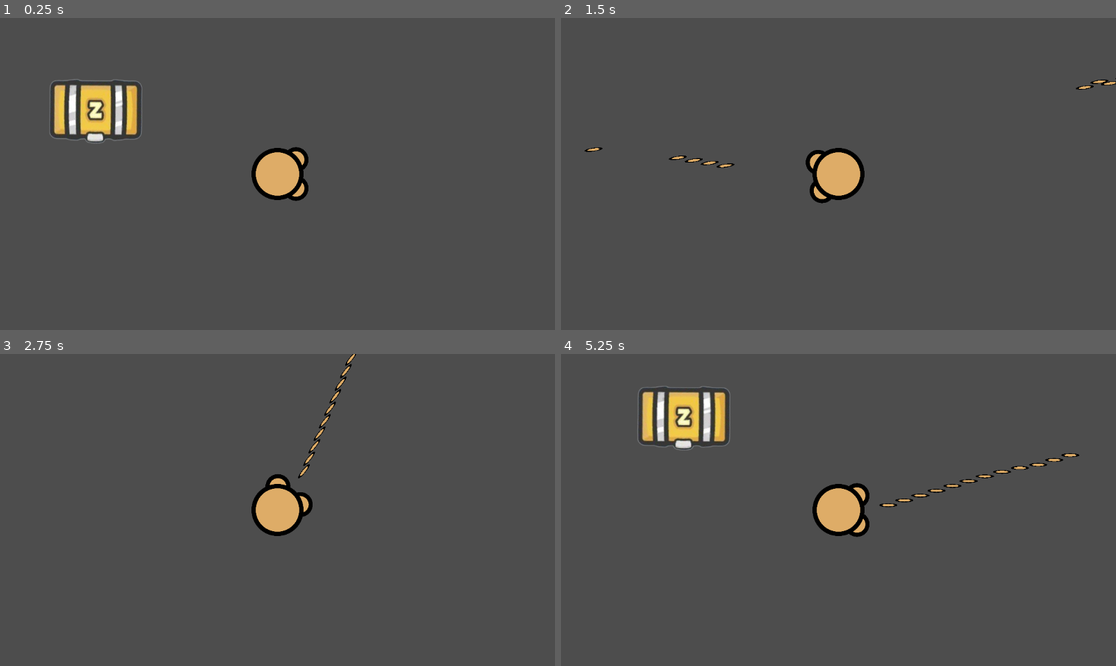
Above: before the commit, frames 1-4 (two rows, left to right).
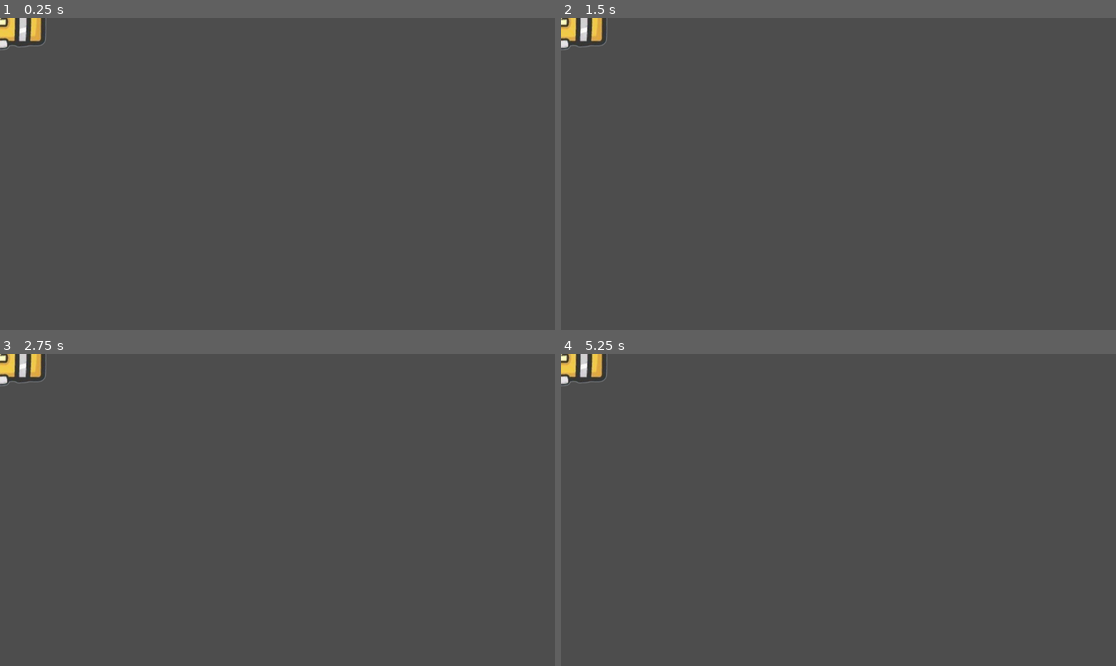
Above: after the commit, the same moments.

Repository: Tiffycake/Jank
Game: Godot game, scene res://node_2d real.tscn
Same seed, same stepped clock (60 frames per second), same inputs: the game is played once before the commit and once after it.
Inputs (mouse positions are in pixels of both pictures, inside the frame that each line leads up to):
- Up to frame 1 (0.25 s): no input
- Up to frame 2 (1.5 s): tap Enter at 0.5 s; move the mouse to (960, 158) at 0.52 s; press the mouse at (960, 158) at 0.53 s; hold D (right) 0.53-1.28 s; move the mouse to (727, 189) at 1.27 s; release the mouse at (727, 189) at 1.28 s; hold S (down) from 1.28 s (still down); click (727, 189) at 1.35 s
- Up to frame 3 (2.75 s): tap Space at 2 s; move the mouse to (333, 441) at 2.02 s; release S (down) at 2.03 s; press the mouse at (333, 441) at 2.03 s; hold D (right) from 2.03 s (still down)
- Up to frame 4 (5.25 s): tap Enter at 2.75, 4.25 s; move the mouse to (810, 572) at 2.77 s; release D (right) at 2.78 s; release the mouse at (810, 572) at 2.78 s; hold W (up) 2.78-3.53 s; click (810, 572) at 2.85 s; tap Space at 3.5 s; move the mouse to (1005, 556) at 3.52 s; press the mouse at (1005, 556) at 3.53 s; hold A (left) 3.53-5.03 s; move the mouse to (672, 463) at 4.27 s; release the mouse at (672, 463) at 4.28 s; click (672, 463) at 4.35 s; move the mouse to (866, 510) at 5.02 s; press the mouse at (866, 510) at 5.03 s; hold S (down) from 5.03 s (still down)

The runs differ from the first frame. In frame 1, 4.9% of the frame differs, in the area x 0-56%, y 0-59%; in frame 2, 2.4%; in frame 3, 2.5%; in frame 4, 5.3%, in the area x 0-94%, y 0-59%.

Commit message:
idk misc

Diff:
--- a/node_2d real.tscn
+++ b/node_2d real.tscn
@@ -1,45 +1,14 @@
-[gd_scene load_steps=7 format=3 uid="uid://b2rxa47i7gy0x"]
+[gd_scene load_steps=4 format=3 uid="uid://b2rxa47i7gy0x"]
 
-[ext_resource type="Script" uid="uid://dcjv1chnyxs37" path="res://player.gd" id="1_1xral"]
-[ext_resource type="Texture2D" uid="uid://b2vtigjutecgg" path="res://textures/balls.svg" id="2_f043s"]
-[ext_resource type="Texture2D" uid="uid://dwl4qykig1pms" path="res://textures/hands.svg" id="3_cj2sr"]
+[ext_resource type="PackedScene" uid="uid://3higeki8udsa" path="res://player.tscn" id="1_1xral"]
 [ext_resource type="Texture2D" uid="uid://baybfxrih4sra" path="res://textures/Gold_Chest.png" id="3_f043s"]
-
-[sub_resource type="CircleShape2D" id="CircleShape2D_1xral"]
-radius = 54.0093
 
 [sub_resource type="RectangleShape2D" id="RectangleShape2D_f043s"]
 size = Vector2(182, 113)
 
 [node name="Node2D" type="Node2D"]
 
-[node name="Player" type="CharacterBody2D" parent="."]
-script = ExtResource("1_1xral")
-
-[node name="Camera2D" type="Camera2D" parent="Player"]
-
-[node name="HitBox" type="CollisionShape2D" parent="Player"]
-shape = SubResource("CircleShape2D_1xral")
-
-[node name="Sprite2D" type="Sprite2D" parent="Player"]
-rotation = 1.5708
-scale = Vector2(0.3, 0.3)
-texture = ExtResource("2_f043s")
-
-[node name="hand1" type="Sprite2D" parent="Player/Sprite2D"]
-z_index = -1
-position = Vector2(-99, -128)
-scale = Vector2(0.75, 0.75)
-texture = ExtResource("3_cj2sr")
-
-[node name="hand2" type="Sprite2D" parent="Player/Sprite2D"]
-z_index = -1
-position = Vector2(98.9995, -128)
-scale = Vector2(0.75, 0.75)
-texture = ExtResource("3_cj2sr")
-
-[node name="Eyes" type="Node2D" parent="Player"]
-position = Vector2(70, 0)
+[node name="Player" parent="." instance=ExtResource("1_1xral")]
 
 [node name="Chest" type="StaticBody2D" parent="."]
 position = Vector2(-377, -130)
--- a/project.godot
+++ b/project.godot
@@ -42,3 +42,8 @@
 "events": [Object(InputEventMouseButton,"resource_local_to_scene":false,"resource_name":"","device":-1,"window_id":0,"a …(253 unchanged characters)…
 ]
 }
+
+[layer_names]
+
+2d_physics/layer_1="game world"
+2d_physics/layer_2="hitbox"
--- a/projectiles/bullet.gd
+++ b/projectiles/bullet.gd
@@ -3,6 +3,7 @@
 var rota:float
 var dir:float
 var speed := 2000
+
 
 # Called when the node enters the scene tree for the first time.
 func _ready() -> void:
@@ -13,5 +14,6 @@
 
 # Called every frame. 'delta' is the elapsed time since the previous frame.
 func _process(delta: float) -> void:
+
 	velocity=Vector2(speed,0).rotated(dir)
 	move_and_slide()
--- a/projectiles/bullet.tscn
+++ b/projectiles/bullet.tscn
@@ -1,19 +1,23 @@
-[gd_scene load_steps=4 format=3 uid="uid://dd73n5hd0n1qh"]
+[gd_scene load_steps=5 format=3 uid="uid://dd73n5hd0n1qh"]
 
 [ext_resource type="Script" uid="uid://dm6nbvq8fbcdo" path="res://projectiles/bullet.gd" id="1_4ambd"]
-[ext_resource type="Texture2D" uid="uid://dwl4qykig1pms" path="res://textures/hands.svg" id="2_cqswp"]
+[ext_resource type="Texture2D" uid="uid://djxje5whutd4q" path="res://textures/bullet.svg" id="2_4ambd"]
+[ext_resource type="Script" uid="uid://226dr4418du7" path="res://projectiles/hitbox.gd" id="3_cqswp"]
 
-[sub_resource type="CapsuleShape2D" id="CapsuleShape2D_4ambd"]
-radius = 1.0
-height = 4.0
+[sub_resource type="RectangleShape2D" id="RectangleShape2D_4ambd"]
+size = Vector2(190, 112)
 
-[node name="Node2D" type="CharacterBody2D"]
+[node name="bullet" type="CharacterBody2D"]
 script = ExtResource("1_4ambd")
 
 [node name="Sprite2D" type="Sprite2D" parent="."]
-scale = Vector2(0.164295, 0.0321689)
-texture = ExtResource("2_cqswp")
+rotation = 1.5708
+scale = Vector2(1, 1)
+texture = ExtResource("2_4ambd")
 
-[node name="CollisionShape2D" type="CollisionShape2D" parent="."]
-rotation = 1.5708
-shape = SubResource("CapsuleShape2D_4ambd")
+[node name="Hitbox" type="Area2D" parent="."]
+scale = Vector2(1, 1)
+script = ExtResource("3_cqswp")
+
+[node name="area" type="CollisionShape2D" parent="Hitbox"]
+shape = SubResource("RectangleShape2D_4ambd")
--- a/textures/bullet.svg
+++ b/textures/bullet.svg
@@ -8,7 +8,7 @@
    version="1.1"
    id="svg1"
    inkscape:version="1.4.2 (ebf0e940d0, 2025-05-08)"
-   sodipodi:docname="bolot (1).svg"
+   sodipodi:docname="bullet.svg"
    xmlns:inkscape="http://www.inkscape.org/namespaces/inkscape"
    xmlns:sodipodi="http://sodipodi.sourceforge.net/DTD/sodipodi-0.dtd"
    xmlns="http://www.w3.org/2000/svg"
@@ -83,7 +83,7 @@
        d="M 0,50 C 0,15 15,0 15,0 15,0 30,15 30,50 Z"
        id="path2" />
     <path
-       style="fill:#deac67;stroke-width:0.242441;fill-opacity:1"
+       style="fill:#241c1c;stroke-width:0.242441;fill-opacity:1"
        d="M 1.5,48.5 C 1.5,15.95 15,2 15,2 15,2 28.5,15.95 28.5,48.5 Z"
        id="path3" />
   </g>
